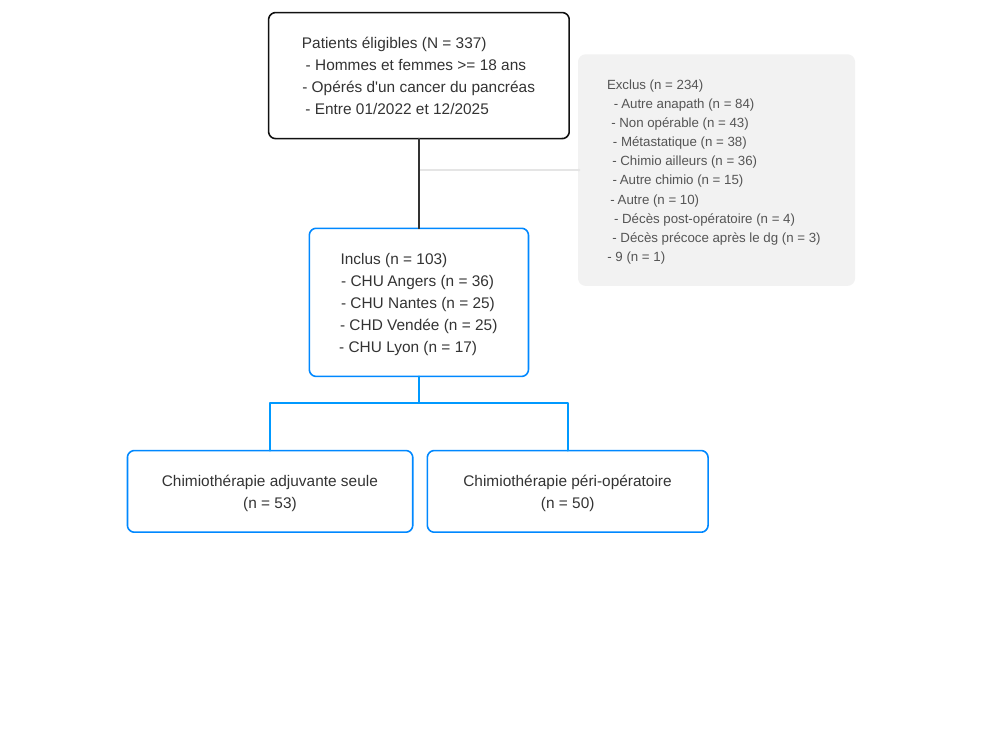
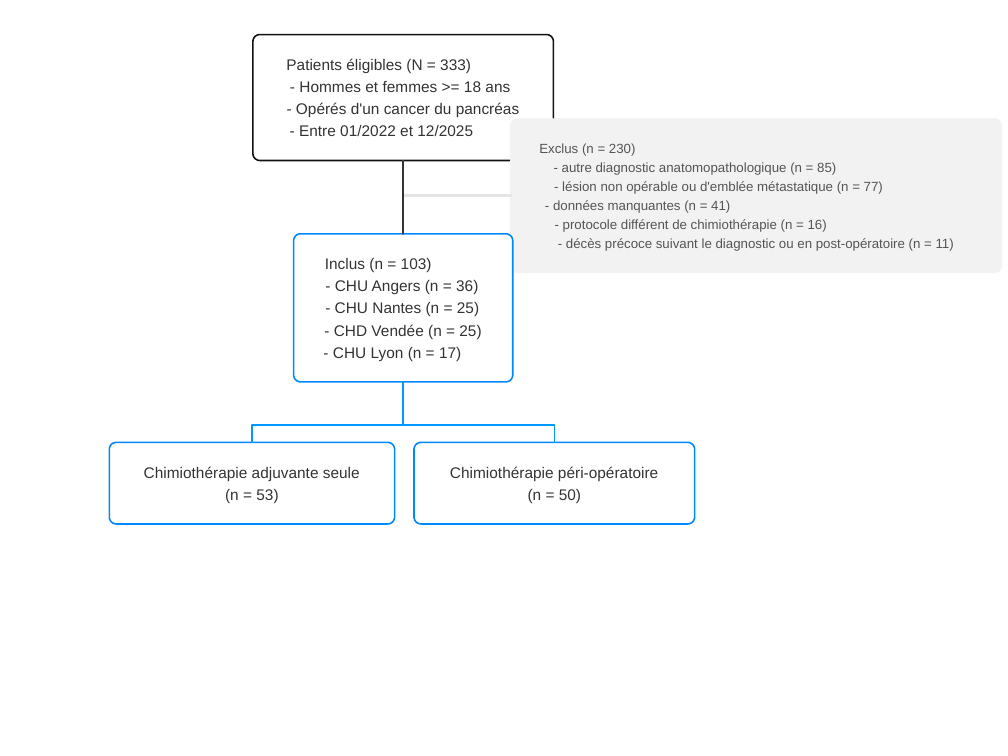
Before and after one commit to hebstr/These-pancreas, a slide deck: slide 1 of output/fig_flowchart.pptx. Drawn at 1008x756 pixels with LibreOffice and Linux fonts; fonts in the diff are those of the drawing. Boxes give left, top, right and bottom in pixels: in the first picture for what was removed or moved away, otherwise in the second. Text is boxed around its words. In the diff, an @@ line names an element or a change of style, - is before the commit and + after.

```diff
--- a/output/fig_flowchart.pptx
+++ b/output/fig_flowchart.pptx
@@ rectangle: place and size @@
-rectangle at [79,0,929,756]
+rectangle at [0,27,1008,729]
@@ 2 texts, 1 freeform shape: place and size @@
-2 texts, 1 freeform shape at [269,13,570,139]
+2 texts, 1 freeform shape at [253,34,553,160]
@@ text at [286,58,471,73]: text changed @@
-Patients éligibles (N = 337)
+Patients éligibles (N = 333)
@@ text "- Hommes et femmes >= ...": place and size @@
-text "- Hommes et femmes >= ..." at [315,59,526,70]
+text "- Hommes et femmes >= ..." at [299,81,510,92]
@@ freeform shape: place and size @@
-freeform shape at [579,55,854,285]
+freeform shape at [511,119,1001,272]
@@ text at [539,143,636,156]: text changed @@
-Exclus (n = 234)
+Exclus (n = 230)
@@ freeform shape: place and size @@
-freeform shape at [419,138,419,228]
+freeform shape at [403,160,403,234]
@@ freeform shape: place and size @@
-freeform shape at [419,138,580,169]
+freeform shape at [403,160,511,196]
@@ text at [562,162,836,175]: text changed @@
-- Autre anapath (n = 84)
+- autre diagnostic anatomopathologique (n = 85)
@@ freeform shape: place and size @@
-freeform shape at [579,170,579,170]
+freeform shape at [511,196,511,196]
@@ text at [553,200,730,213]: text changed @@
-- Métastatique (n = 38)
+- données manquantes (n = 41)
@@ text at [562,181,883,194]: text changed @@
-- Non opérable (n = 43)
+- lésion non opérable ou d'emblée métastatique (n = 77)
@@ 5 texts, 2 freeform shapes: place and size @@
-5 texts, 2 freeform shapes at [309,229,528,377]
+5 texts, 2 freeform shapes at [293,234,512,382]
@@ text at [563,219,827,232]: text changed @@
-- Chimio ailleurs (n = 36)
+- protocole différent de chimiothérapie (n = 16)
@@ text at [566,238,954,251]: text changed @@
-- Autre chimio (n = 15)
+- décès précoce suivant le diagnostic ou en post-opératoire (n = 11)
@@ group removed at [615,194,821,264]: 4 texts @@
-- Autre (n = 10)
-- Décès post-opératoire (n = 4)
-- Décès précoce après le dg (n = 3)
-- 9 (n = 1)
@@ freeform shape: place and size @@
-freeform shape at [270,376,419,451]
+freeform shape at [252,382,403,443]
@@ freeform shape: place and size @@
-freeform shape at [419,376,569,451]
+freeform shape at [403,382,554,443]
@@ 2 texts, 2 freeform shapes: place and size @@
-2 texts, 2 freeform shapes at [127,451,412,532]
+2 texts, 2 freeform shapes at [109,443,394,524]
@@ 2 texts, 2 freeform shapes: place and size @@
-2 texts, 2 freeform shapes at [427,451,708,532]
+2 texts, 2 freeform shapes at [414,443,695,524]
```
Also in this commit, not shown: 40 other files.
